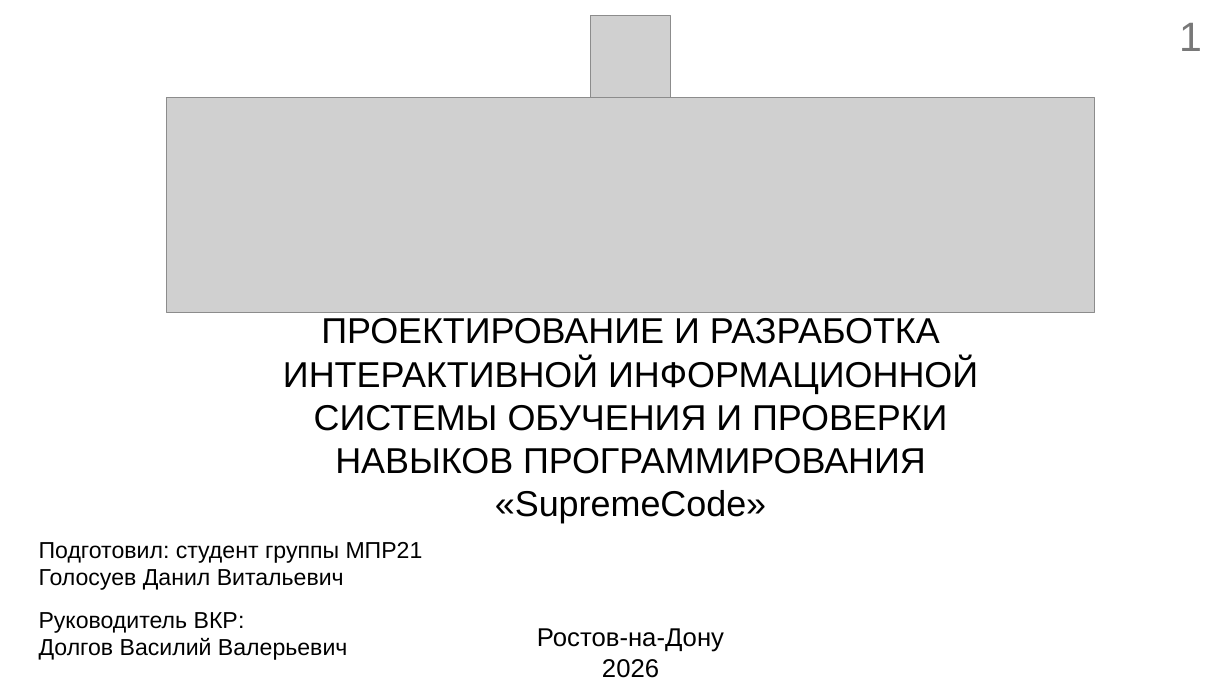
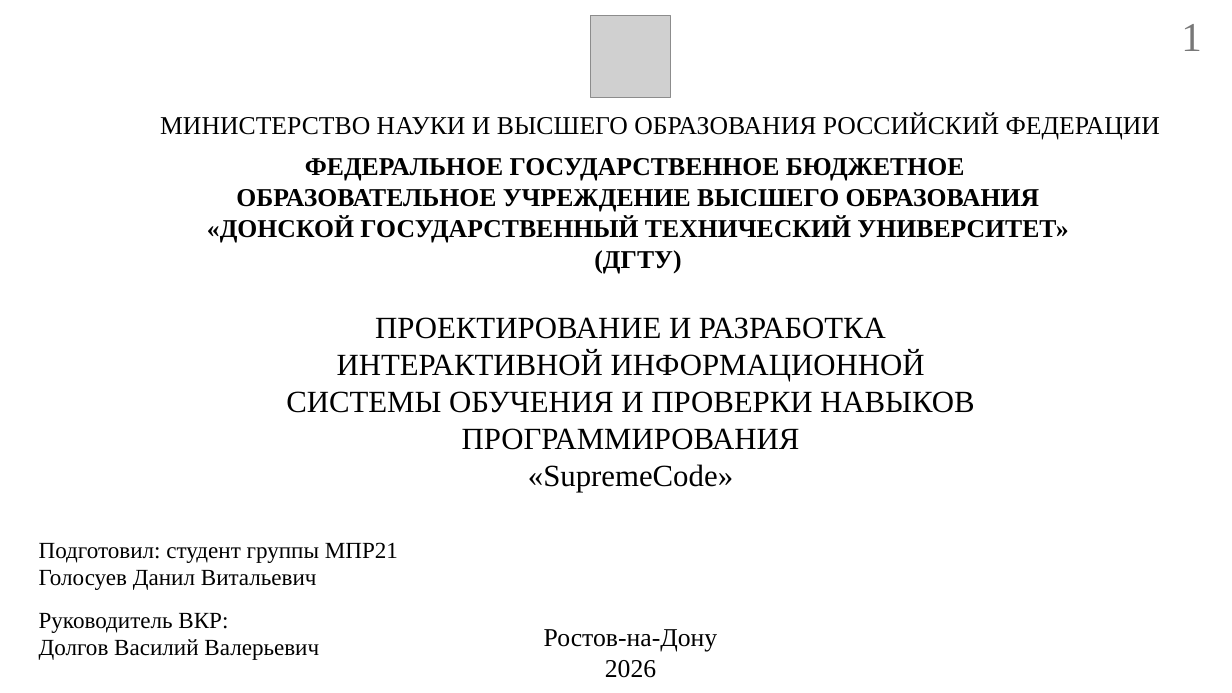
Before and after one commit to kemper0110/supreme-code, a slide deck: slide 1 of docs/6k/diploma/prez/prez2.pptx. Drawn at 1232x693 pixels with LibreOffice and Linux fonts; fonts in the diff are those of the drawing; grey boxes stand for pictures. Boxes give left, top, right and bottom in pixels: in the first picture for what was removed or moved away, otherwise in the second. Text is boxed around its words. In the diff, an @@ line names an element or a change of style, - is before the commit and + after.

```diff
--- a/docs/6k/diploma/prez/prez2.pptx
+++ b/docs/6k/diploma/prez/prez2.pptx
@@ text added at (x1=160, y1=114, x2=1160, y2=140), 20 pt, text #000000 @@
+МИНИСТЕРСТВО НАУКИ И ВЫСШЕГО ОБРАЗОВАНИЯ РОССИЙСКИЙ ФЕДЕРАЦИИ
@@ picture removed at (x1=166, y1=97, x2=1094, y2=312) @@
@@ text added at (x1=207, y1=158, x2=1068, y2=273), 20 pt, text #000000, bold @@
+ФЕДЕРАЛЬНОЕ ГОСУДАРСТВЕННОЕ БЮДЖЕТНОЕ
+ОБРАЗОВАТЕЛЬНОЕ УЧРЕЖДЕНИЕ ВЫСШЕГО ОБРАЗОВАНИЯ
+«ДОНСКОЙ ГОСУДАРСТВЕННЫЙ ТЕХНИЧЕСКИЙ УНИВЕРСИТЕТ»
+(ДГТУ)
@@ text "ПРОЕКТИРОВАНИЕ И РАЗРАБОТКА ИНТЕРАКТИВНОЙ ИНФОРМАЦИОННОЙ ..." at (x1=286, y1=317, x2=974, y2=492): size 28 to 24 pt, font Arial to Times New Roman @@
@@ font Arial to Times New Roman in 4 elements at (x1=544, y1=629, x2=718, y2=678), (x1=1181, y1=24, x2=1202, y2=51), (x1=39, y1=542, x2=398, y2=590), (x1=39, y1=613, x2=319, y2=660) @@
```
Also in this commit, not shown: 1 other slide changed.
